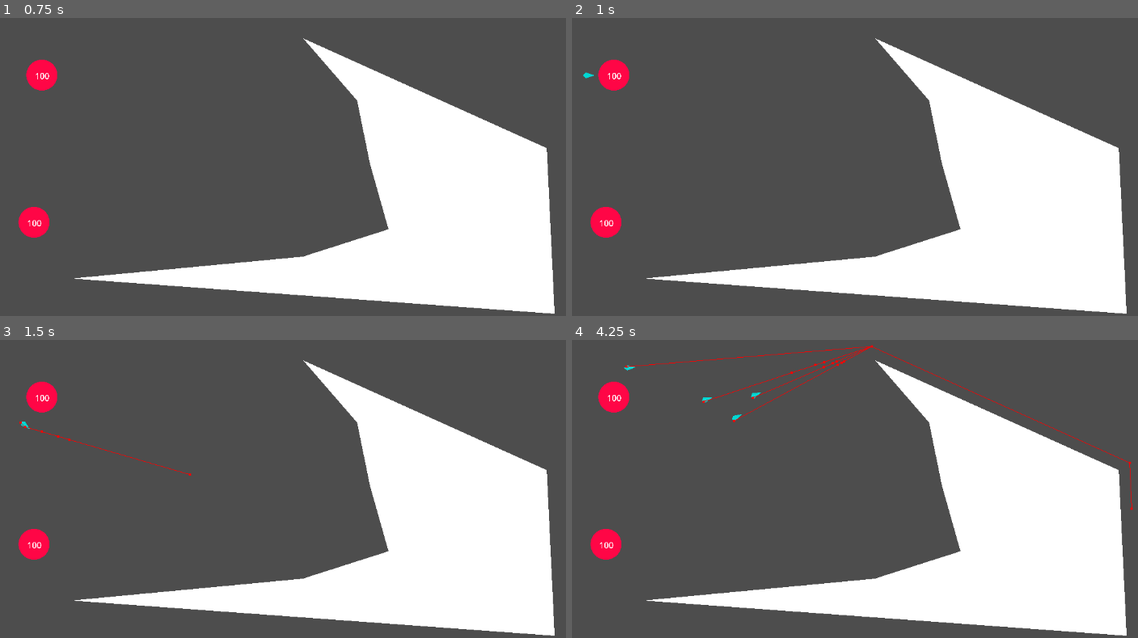
Above: before the commit, frames 1-4 (two rows, left to right).
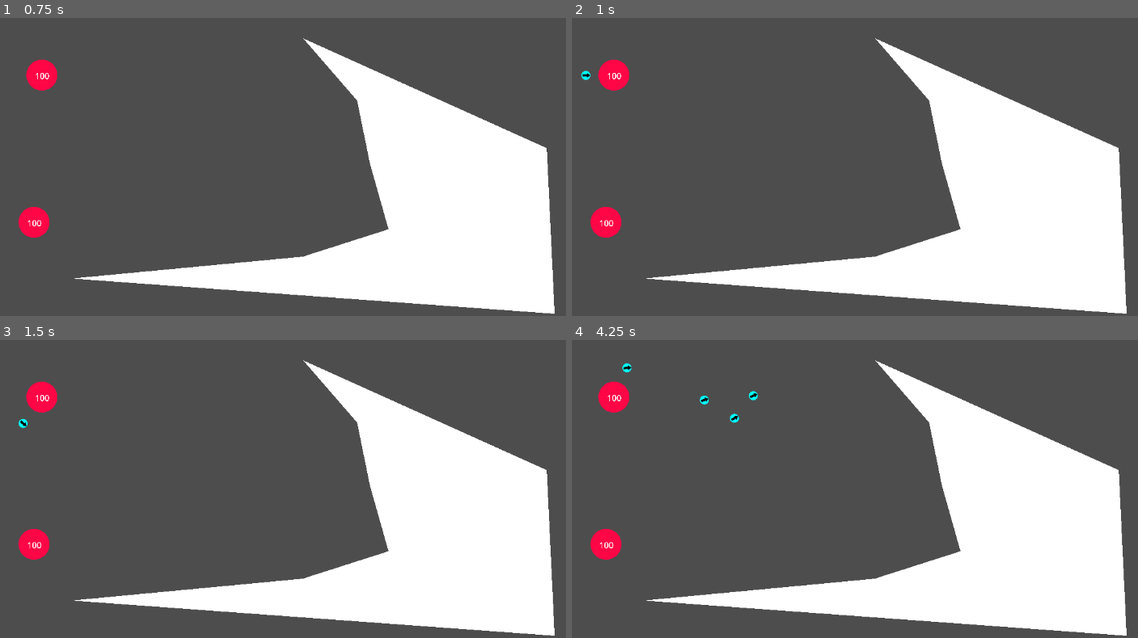
Above: after the commit, the same moments.

Repository: immortalbean/cluster
Game: Godot game, scene res://Scenes/game.tscn
Same seed, same stepped clock (60 frames per second), same inputs: the game is played once before the commit and once after it.
Inputs (mouse positions are in pixels of both pictures, inside the frame that each line leads up to):
- Up to frame 1 (0.75 s): tap Enter at 0.5 s; move the mouse to (458, 116) at 0.52 s; press the mouse at (458, 116) at 0.53 s
- Up to frame 2 (1 s): no input
- Up to frame 3 (1.5 s): move the mouse to (192, 474) at 1.27 s; release the mouse at (192, 474) at 1.28 s; click (192, 474) at 1.35 s
- Up to frame 4 (4.25 s): tap Space at 2 s; move the mouse to (956, 375) at 2.02 s; press the mouse at (956, 375) at 2.03 s; move the mouse to (860, 527) at 2.77 s; release the mouse at (860, 527) at 2.78 s; click (860, 527) at 2.85 s; move the mouse to (1087, 509) at 3.52 s; press the mouse at (1087, 509) at 3.53 s

Frame 1 is identical in both runs. In frame 2, less than 0.1% of the frame differs, in the area x 1-4%, y 17-21%; in frame 3, 0.2%; in frame 4, 0.8%, in the area x 8-100%, y 1-58%.

Commit message:
added placeholder artwork

Diff:
--- a/Scenes/individual.tscn
+++ b/Scenes/individual.tscn
@@ -1,7 +1,8 @@
-[gd_scene load_steps=4 format=3 uid="uid://bqb4siqf3qp1j"]
+[gd_scene load_steps=5 format=3 uid="uid://bqb4siqf3qp1j"]
 
 [ext_resource type="Script" uid="uid://dhrbuo6u1xmfs" path="res://Scripts/individual/individual.gd" id="1_w8nqd"]
 [ext_resource type="Script" uid="uid://uc7lh46mw7mt" path="res://Scripts/individual/visual.gd" id="2_0b3us"]
+[ext_resource type="Texture2D" uid="uid://dnx46i5nfumeh" path="res://Assets/placeholder/individual.png" id="3_kt52q"]
 
 [sub_resource type="CircleShape2D" id="CircleShape2D_0b3us"]
 radius = 5.0
@@ -13,9 +14,10 @@
 position = Vector2(-8, 0)
 script = ExtResource("2_0b3us")
 
-[node name="polygon" type="Polygon2D" parent="visual"]
-color = Color(1.59794e-05, 0.843723, 0.829535, 1)
-polygon = PackedVector2Array(24, 0, 8, 5, 3, 0, 8, -5)
+[node name="Individual" type="Sprite2D" parent="visual"]
+position = Vector2(8, 0)
+scale = Vector2(0.25, 0.25)
+texture = ExtResource("3_kt52q")
 
 [node name="CollisionShape2D" type="CollisionShape2D" parent="."]
 shape = SubResource("CircleShape2D_0b3us")
@@ -23,6 +25,5 @@
 [node name="navigation" type="NavigationAgent2D" parent="."]
 avoidance_enabled = true
 radius = 5.0
-debug_enabled = true
 
 [connection signal="velocity_computed" from="navigation" to="." method="_on_navigation_agent_2d_velocity_computed"]
Binary file added: Assets/placeholder/individual.png
Not shown, added: Assets/placeholder/individual.png.import
